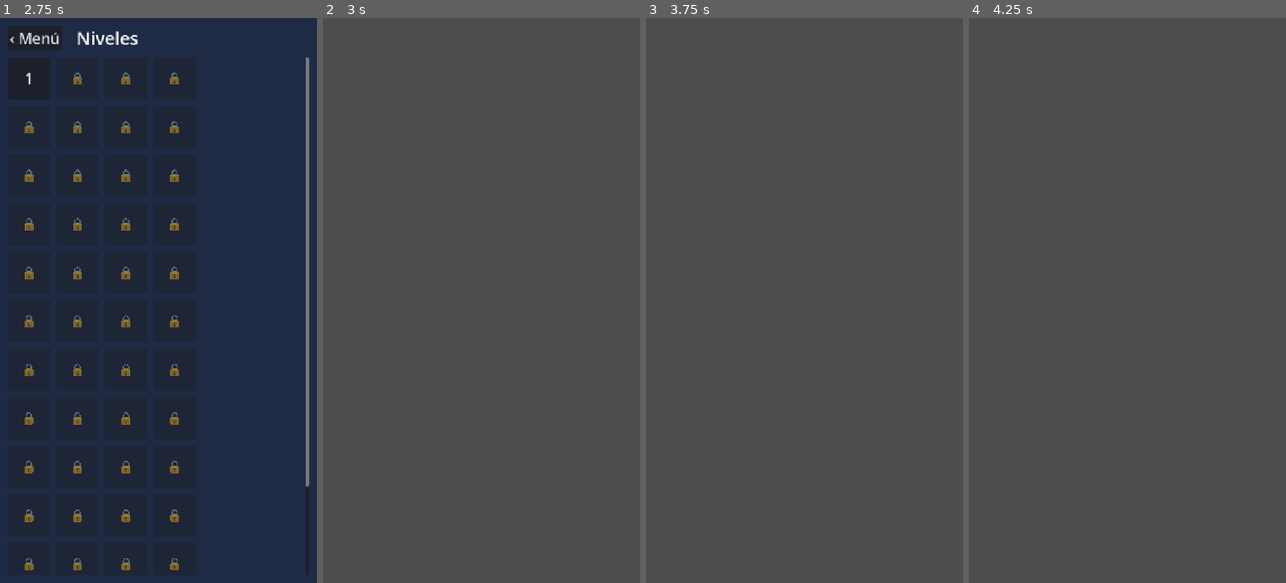
Above: before the commit, frames 1-4 (left to right).
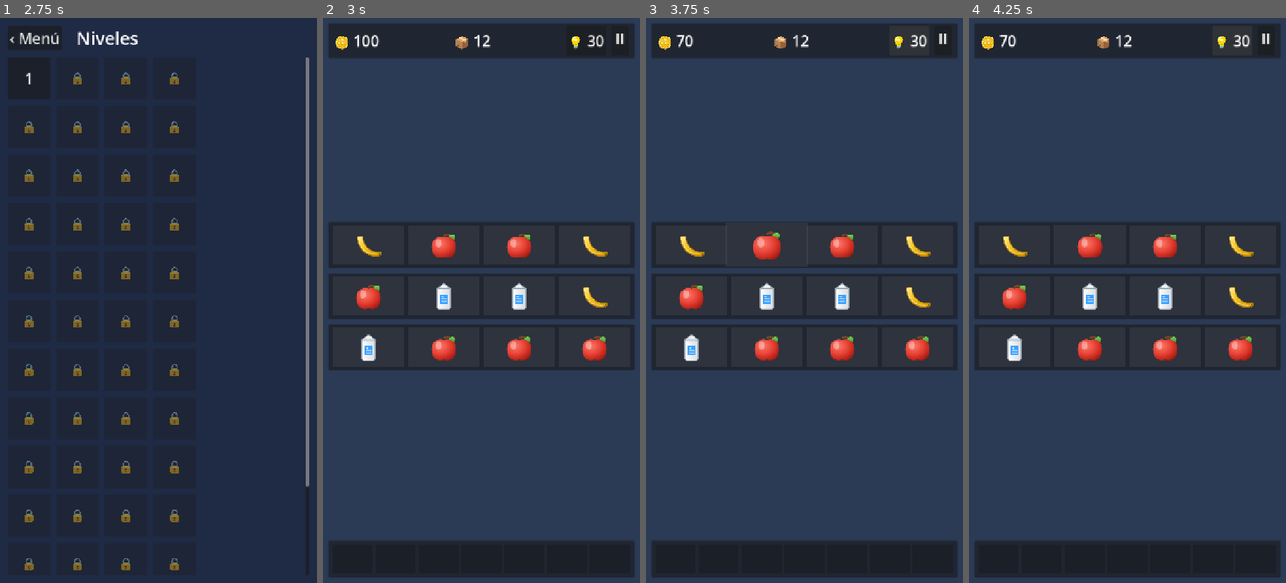
Above: after the commit, the same moments.

Repository: eddiecarde/Juego
Game: Godot game, scene res://scenes/MainMenu.tscn
The game is run twice, just before and just after one commit, with the same random seed, the same clock (stepped at 60 frames per second) and the same inputs.
Inputs (mouse positions are in pixels of both pictures, inside the frame that each line leads up to):
- Up to frame 1 (2.75 s): click "▶ Jugar" at 0.5 s; click "‹ Menú" at 1.25 s; click "▶ Jugar" at 2 s
- Up to frame 2 (3 s): click "1" at 2.75 s
- Up to frame 3 (3.75 s): click (909, 40) at 3.5 s, where only the run after the commit has a clickable "💡 30"
- Up to frame 4 (4.25 s): no input

Frame 1 is identical in both runs. In frame 2, 100% of the frame differs, in the area x 0-100%, y 0-100%; in frame 3, 100%; in frame 4, 100%.
Error before the commit: Parse Error: Could not find type "PausePopup" in the current scope. (res://scenes/Game.gd:197)

Commit message:
fix(popups): declara class_name en Win/Lose/PausePopup
Game.gd usa estos tipos al instanciar los diálogos
(`... .instantiate() as WinPopup/LosePopup/PausePopup`), pero los
scripts no declaraban su `class_name`, por lo que el tipo no existía
y Game.gd fallaba al compilar ("Could not find type ..."). Eso impedía
cargar la escena de partida en una exportación limpia.

Se añade `class_name` a cada popup (igual que Shelf, HUD, etc.) y se
ignoran los `*.import` que Godot regenera al abrir el proyecto.

Co-Authored-By: Claude Opus 4.8 <noreply@anthropic.com>
Claude-Session: https://claude.ai/code/session_016aCwza2419DittJFkCxomN

Diff:
--- a/scenes/LosePopup.gd
+++ b/scenes/LosePopup.gd
@@ -1,4 +1,5 @@
 extends PopupBase
+class_name LosePopup
 ## LosePopup — diálogo de derrota (la bandeja se llenó o se acabó el tiempo).
 ## Ofrece reintentar, reintentar gratis viendo un anuncio recompensado
 ## (vía AdsManager) o volver al menú.
--- a/scenes/PausePopup.gd
+++ b/scenes/PausePopup.gd
@@ -1,4 +1,5 @@
 extends PopupBase
+class_name PausePopup
 ## PausePopup — diálogo de pausa. Permite reanudar, silenciar el audio,
 ## reiniciar el nivel o volver al menú.
 
--- a/scenes/WinPopup.gd
+++ b/scenes/WinPopup.gd
@@ -1,4 +1,5 @@
 extends PopupBase
+class_name WinPopup
 ## WinPopup — diálogo de nivel superado. Muestra estrellas y monedas ganadas,
 ## y ofrece continuar al siguiente nivel, reintentar o volver al menú.
 
Not shown, changed: .gitignore
